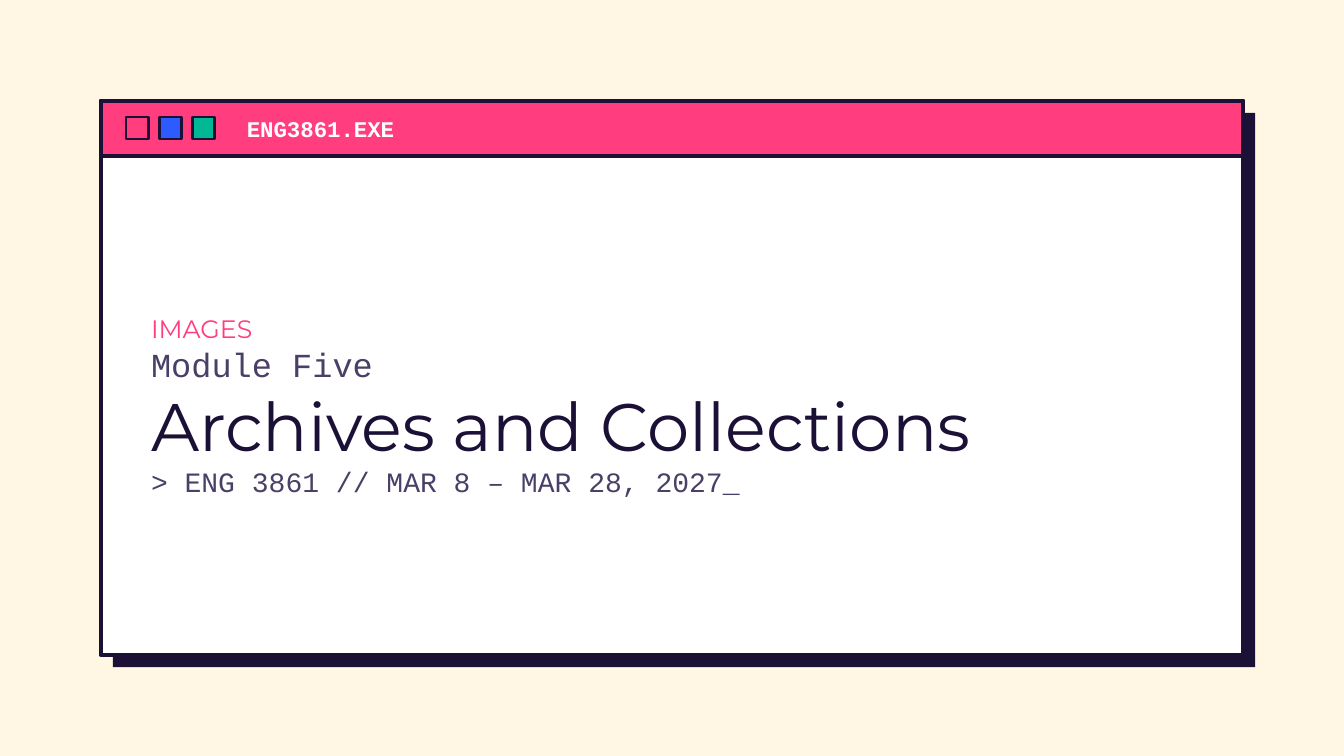
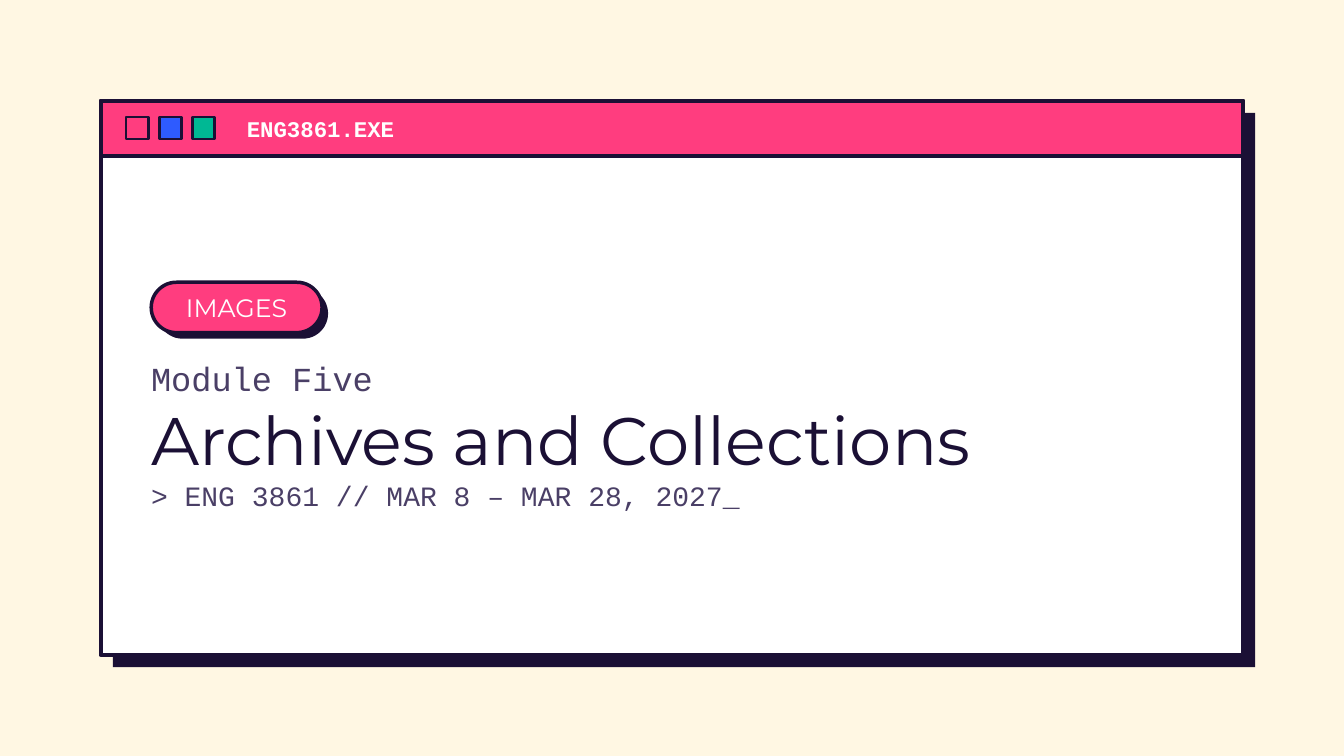
Before and after one commit to AMSUCF/HumanitiesAI, a slide deck: slide 1 of undergrad/slides/modulefive.pptx. Drawn at 1344x756 pixels with LibreOffice and Linux fonts; fonts in the diff are those of the drawing. Boxes give left, top, right and bottom in pixels: in the first picture for what was removed or moved away, otherwise in the second. Text is boxed around its words. In the diff, an @@ line names an element or a change of style, - is before the commit and + after.

```diff
--- a/undergrad/slides/modulefive.pptx
+++ b/undergrad/slides/modulefive.pptx
@@ rounded rectangle added at (151,282,322,333), fill #FF3D7F, outline #1B1035 2.5 pt, 18 pt, text #FFFFFF @@
+IMAGES
@@ rounded rectangle added at (157,288,328,339), fill #1B1035 @@
@@ text at (151,320,252,338): paragraph removed @@
-IMAGES
@@ text "Module Five": place and size @@
-text "Module Five" at (151,320,971,497)
+text "Module Five" at (151,366,971,511)
@@ text "Module Five" at (151,366,971,511): vertical alignment middle to top @@
```
Also in this commit, not shown: 22 other slides changed, 10 other files.
